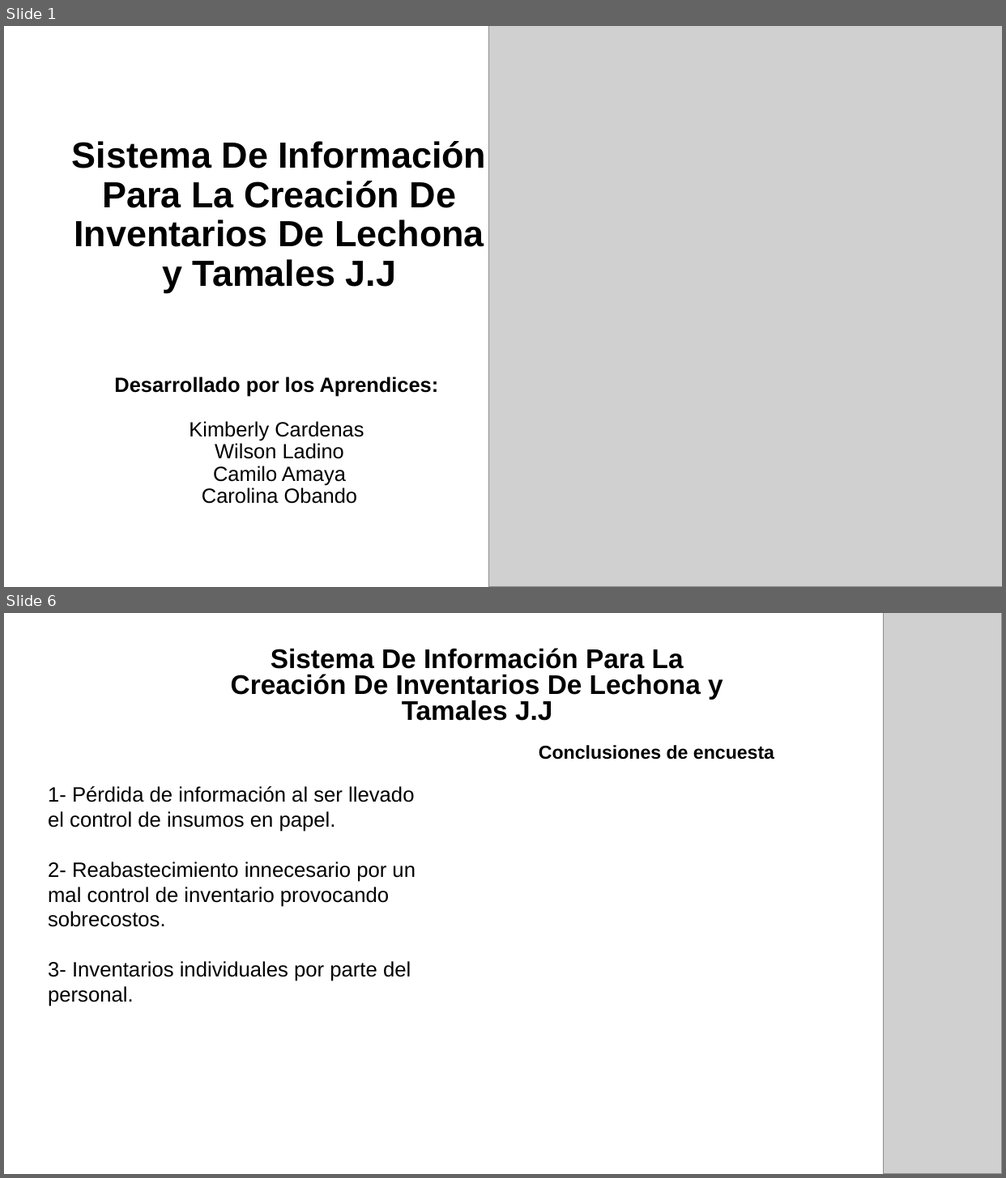
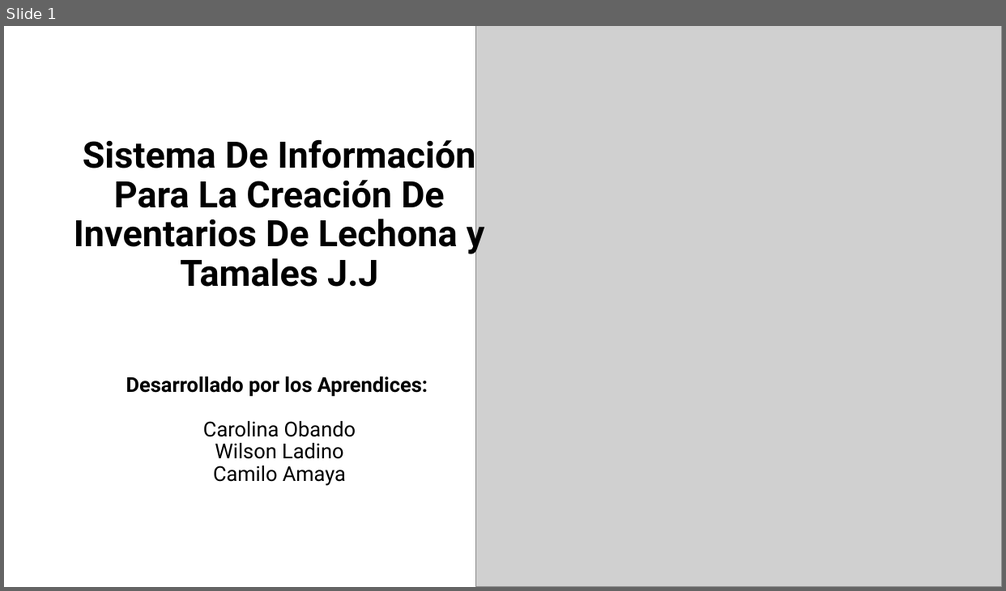
Before and after one commit to ProyectoJJ/Proyecto, a slide deck: Presentacion Final.pptx. Shown one above the other, each under a label of ours: slides 1 and 6 before the commit, slide 1 after it; the slides between them are not shown. The pictures are 1006x1178 and 1006x591 pixels, drawn with LibreOffice and Linux fonts; fonts in the diff are those of the drawing; grey boxes stand for pictures; background and template pictures are left out. Boxes give left, top, right and bottom in pixels: in the first picture for what was removed or moved away, otherwise in the second. Text is boxed around its words. In the diff, an @@ line names an element or a change of style, - is before the commit and + after.

```diff
--- a/Presentacion Final.pptx
+++ b/Presentacion Final.pptx
@@ slide 6 removed at (x1=4, y1=613, x2=1002, y2=1174), background #FFFFFF @@
@@ picture removed at (x1=884, y1=613, x2=1002, y2=1174) @@
@@ subtitle removed at (x1=231, y1=648, x2=723, y2=721) @@
-Sistema De Información Para La Creación De Inventarios De Lechona y Tamales J.J
@@ text removed at (x1=539, y1=745, x2=774, y2=760) @@
-Conclusiones de encuesta
@@ text removed at (x1=48, y1=786, x2=415, y2=1007) @@
-1- Pérdida de información al ser llevado el control de insumos en papel.
-2- Reabastecimiento innecesario por un mal control de inventario provocando sobrecostos.
-3- Inventarios individuales por parte del personal.
@@ slide 1 changed as well @@
@@ picture resized from (x1=489, y1=26, x2=1002, y2=587) to (x1=476, y1=26, x2=1002, y2=587) @@
@@ subtitle "Sistema De Información Para La ..." at (x1=74, y1=135, x2=485, y2=287): font Arial to Roboto; more space between paragraphs @@
@@ title at (x1=126, y1=377, x2=428, y2=485): text changed; font Arial to Roboto @@
-Desarrollado por los Aprendices:
-Kimberly Cardenas
-Wilson Ladino
-Camilo Amaya
-Carolina Obando
+Desarrollado por los Aprendices:
+Carolina Obando
+Wilson Ladino
+Camilo Amaya
```
Also in this commit, not shown: 7 other slides changed, 1 slide added, 1 other slide removed.
